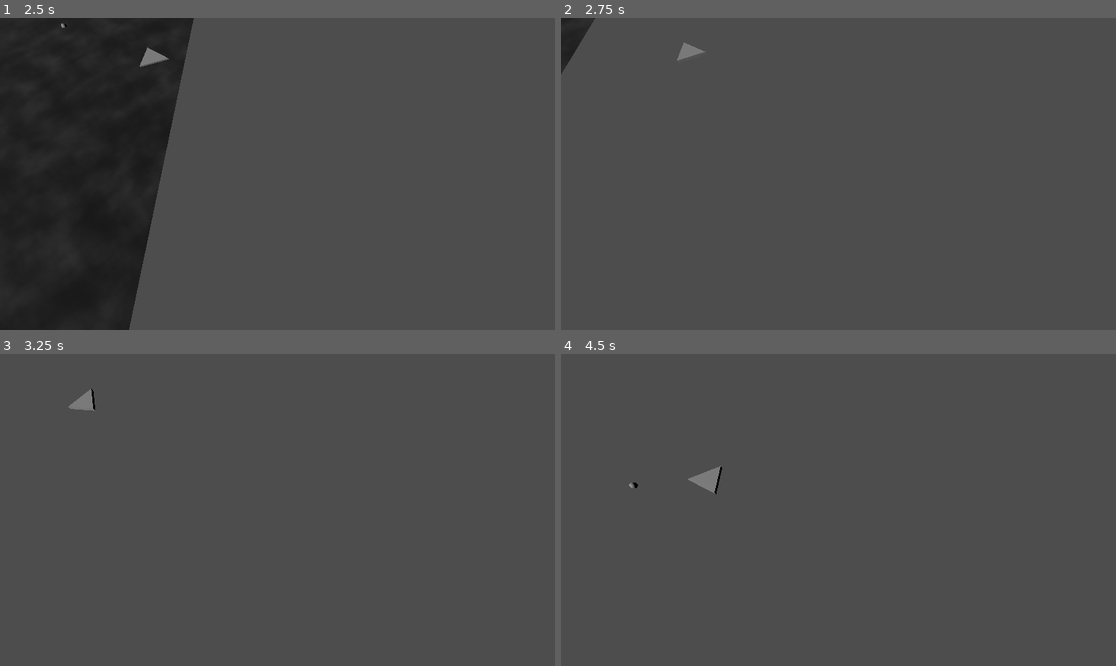
Above: before the commit, frames 1-4 (two rows, left to right).
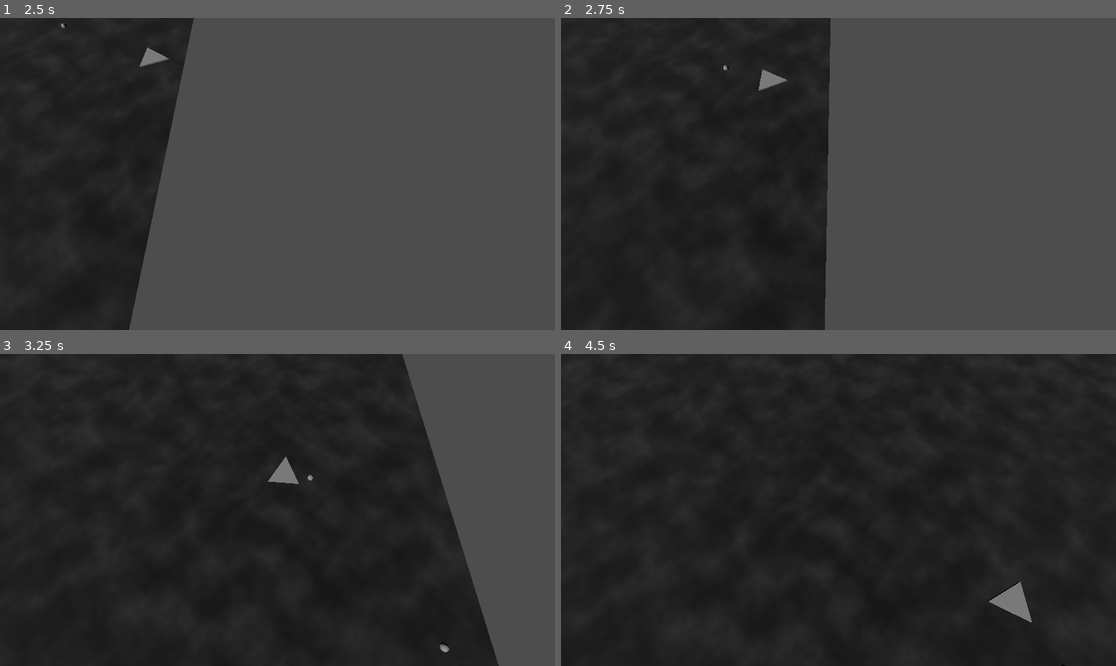
Above: after the commit, the same moments.

Repository: korinVR/TopDownShooterExample
Game: Godot game, scene res://main.tscn
Two runs of this game, one before a commit and one after it. Both use one fixed random seed, a clock stepped at 60 frames per second and the inputs below.
Inputs:
- Up to frame 1 (2.5 s): hold Right (ui_right) 0.53-1.28 s; tap Space (Fire) at 0.6, 1.35, 2.1 s; hold Down (ui_down) 1.28-2.03 s; hold Right (ui_right) from 2.03 s (still down)
- Up to frame 2 (2.75 s): keep holding Right (ui_right)
- Up to frame 3 (3.25 s): release Right (ui_right) at 2.78 s; hold Up (ui_up) from 2.78 s (still down); tap Space (Fire) at 2.85 s
- Up to frame 4 (4.5 s): release Up (ui_up) at 3.53 s; hold Left (ui_left) from 3.53 s (still down); tap Space (Fire) at 3.6, 4.35 s

Frame 1 is identical in both runs. In frame 2, 47% of the frame differs, in the area x 0-49%, y 0-100%; in frame 3, 81%; in frame 4, 100%, in the area x 0-100%, y 0-100%.

Commit message:
Fix game level

Diff:
--- /dev/null
+++ b/field_collision.tscn
@@ -0,0 +1,30 @@
+[gd_scene load_steps=4 format=3 uid="uid://dghb80wur7csu"]
+
+[sub_resource type="PhysicsMaterial" id="PhysicsMaterial_odn0t"]
+bounce = 0.5
+
+[sub_resource type="BoxShape3D" id="BoxShape3D_d7jku"]
+size = Vector3(500, 20, 20)
+
+[sub_resource type="BoxShape3D" id="BoxShape3D_y1ms8"]
+size = Vector3(20, 20, 540)
+
+[node name="FieldCollision" type="StaticBody3D"]
+collision_layer = 32768
+physics_material_override = SubResource("PhysicsMaterial_odn0t")
+
+[node name="CollisionShape3D" type="CollisionShape3D" parent="."]
+transform = Transform3D(1, 0, 0, 0, 1, 0, 0, 0, 1, 0, 0, 260)
+shape = SubResource("BoxShape3D_d7jku")
+
+[node name="CollisionShape3D2" type="CollisionShape3D" parent="."]
+transform = Transform3D(1, 0, 0, 0, 1, 0, 0, 0, 1, 0, 0, -260)
+shape = SubResource("BoxShape3D_d7jku")
+
+[node name="CollisionShape3D3" type="CollisionShape3D" parent="."]
+transform = Transform3D(1, 0, 0, 0, 1, 0, 0, 0, 1, 260, 0, 0)
+shape = SubResource("BoxShape3D_y1ms8")
+
+[node name="CollisionShape3D4" type="CollisionShape3D" parent="."]
+transform = Transform3D(1, 0, 0, 0, 1, 0, 0, 0, 1, -260, 0, 0)
+shape = SubResource("BoxShape3D_y1ms8")
--- a/game.tscn
+++ /dev/null
@@ -1,57 +0,0 @@
-[gd_scene load_steps=8 format=3 uid="uid://quhu1c7vypo5"]
-
-[ext_resource type="PackedScene" uid="uid://c8jg7fjdbtbdm" path="res://enemy_base/enemy_base.tscn" id="1_b5a2j"]
-[ext_resource type="Texture2D" uid="uid://c433e6m3380br" path="res://background.png" id="1_sct34"]
-
-[sub_resource type="StandardMaterial3D" id="StandardMaterial3D_excxl"]
-shading_mode = 0
-albedo_texture = ExtResource("1_sct34")
-
-[sub_resource type="PlaneMesh" id="PlaneMesh_2frx4"]
-material = SubResource("StandardMaterial3D_excxl")
-size = Vector2(100, 100)
-
-[sub_resource type="PhysicsMaterial" id="PhysicsMaterial_53ffa"]
-bounce = 1.0
-
-[sub_resource type="BoxShape3D" id="BoxShape3D_wwhg1"]
-size = Vector3(120, 10, 10)
-
-[sub_resource type="BoxShape3D" id="BoxShape3D_1aghq"]
-size = Vector3(10, 10, 100)
-
-[node name="Level1" type="Node3D"]
-
-[node name="MeshInstance3D" type="MeshInstance3D" parent="."]
-transform = Transform3D(2, 0, 0, 0, 2, 0, 0, 0, 2, 0, 0, 0)
-mesh = SubResource("PlaneMesh_2frx4")
-
-[node name="PlayerSpawnPoint" type="Node3D" parent="."]
-transform = Transform3D(1, 0, 0, 0, 1, 0, 0, 0, 1, 0, 0, 25)
-
-[node name="StaticBody3D" type="StaticBody3D" parent="."]
-transform = Transform3D(2, 0, 0, 0, 2, 0, 0, 0, 2, 0, 0, 0)
-collision_layer = 32768
-collision_mask = 387
-physics_material_override = SubResource("PhysicsMaterial_53ffa")
-
-[node name="CollisionShape3D" type="CollisionShape3D" parent="StaticBody3D"]
-transform = Transform3D(1, 0, 0, 0, 1, 0, 0, 0, 1, 0, 0, 55)
-shape = SubResource("BoxShape3D_wwhg1")
-
-[node name="CollisionShape3D2" type="CollisionShape3D" parent="StaticBody3D"]
-transform = Transform3D(1, 0, 0, 0, 1, 0, 0, 0, 1, 0, 0, -55)
-shape = SubResource("BoxShape3D_wwhg1")
-
-[node name="CollisionShape3D3" type="CollisionShape3D" parent="StaticBody3D"]
-transform = Transform3D(1, 0, 0, 0, 1, 0, 0, 0, 1, 55, 0, 0)
-shape = SubResource("BoxShape3D_1aghq")
-
-[node name="CollisionShape3D4" type="CollisionShape3D" parent="StaticBody3D"]
-transform = Transform3D(1, 0, 0, 0, 1, 0, 0, 0, 1, -55, 0, 0)
-shape = SubResource("BoxShape3D_1aghq")
-
-[node name="EnemyBases" type="Node3D" parent="."]
-
-[node name="enemy_base" parent="EnemyBases" instance=ExtResource("1_b5a2j")]
-transform = Transform3D(1, 0, 0, 0, 1, 0, 0, 0, 1, 23.8787, 3.8147e-06, -19.5849)
--- a/levels/level_1.tscn
+++ b/levels/level_1.tscn
@@ -1,8 +1,9 @@
-[gd_scene load_steps=6 format=3 uid="uid://ctxxjl8218ait"]
+[gd_scene load_steps=7 format=3 uid="uid://ctxxjl8218ait"]
 
 [ext_resource type="Texture2D" uid="uid://c433e6m3380br" path="res://background.png" id="1_4sst7"]
 [ext_resource type="PackedScene" uid="uid://c8jg7fjdbtbdm" path="res://enemy_base/enemy_base.tscn" id="2_hiwr1"]
 [ext_resource type="PackedScene" uid="uid://dbajpjqyku81r" path="res://enemy_ship/enemy_ship.tscn" id="3_fkps6"]
+[ext_resource type="PackedScene" uid="uid://dghb80wur7csu" path="res://field_collision.tscn" id="4_mfnw1"]
 
 [sub_resource type="StandardMaterial3D" id="StandardMaterial3D_lfepa"]
 albedo_texture = ExtResource("1_4sst7")
@@ -24,3 +25,5 @@
 
 [node name="EnemyShip" parent="." instance=ExtResource("3_fkps6")]
 transform = Transform3D(1, 0, 0, 0, 1, 0, 0, 0, 1, -66.3237, 0, 59.4709)
+
+[node name="FieldCollision" parent="." instance=ExtResource("4_mfnw1")]
